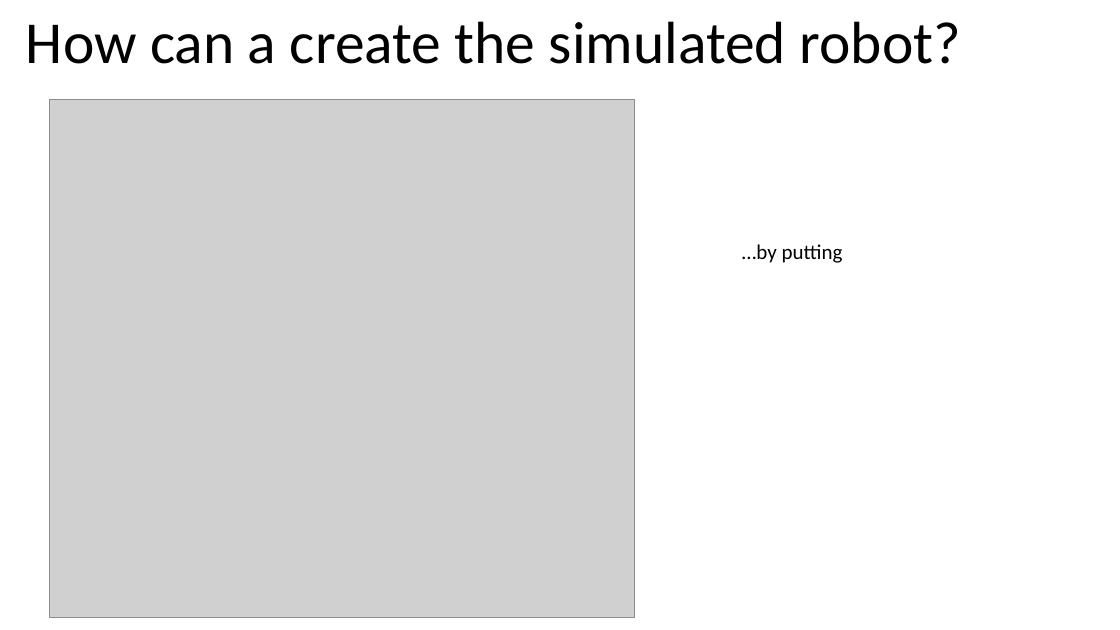
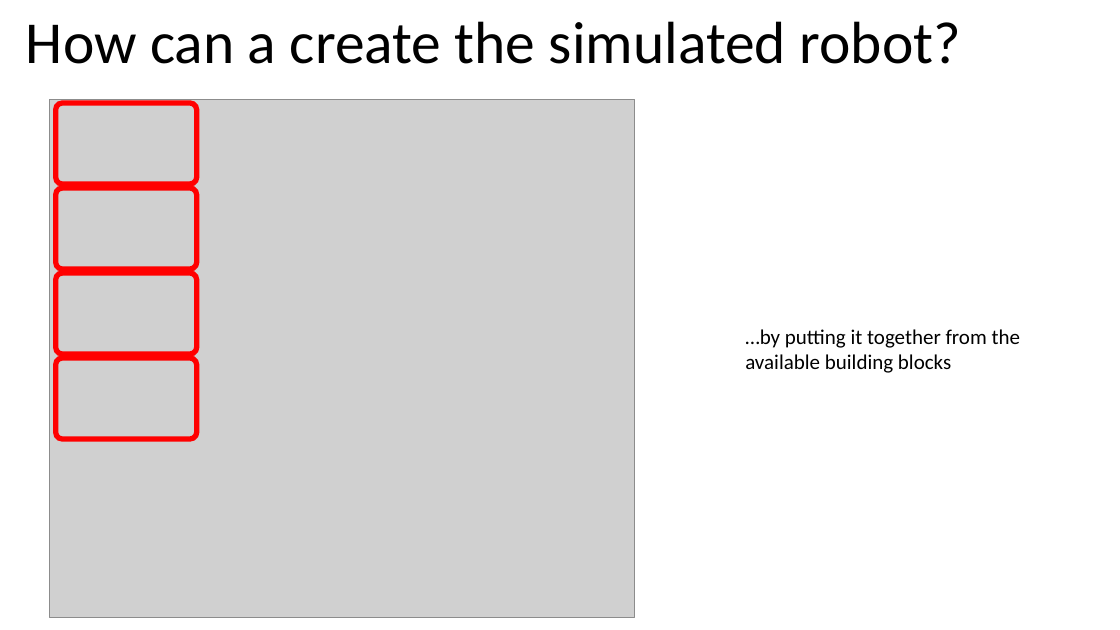
Before and after one commit to nettercm/simple_3pi_simulation, a slide deck: slide 15 of DPRG Monthly Meeting 2020-10-10.pptm (slide 12 before the commit). Drawn at 1120x630 pixels with LibreOffice and Linux fonts; fonts in the diff are those of the drawing; grey boxes stand for pictures. Boxes give left, top, right and bottom in pixels: in the first picture for what was removed or moved away, otherwise in the second. Text is boxed around its words. In the diff, an @@ line names an element or a change of style, - is before the commit and + after.

```diff
--- a/DPRG Monthly Meeting 2020-10-10.pptm
+++ b/DPRG Monthly Meeting 2020-10-10.pptm
@@ rounded rectangle added at [55, 103, 197, 184], outline #FF0000 4.5 pt @@
@@ rounded rectangle added at [55, 188, 197, 269], outline #FF0000 4.5 pt @@
@@ rounded rectangle added at [55, 273, 197, 354], outline #FF0000 4.5 pt @@
@@ text at [745, 329, 1020, 373]: text changed @@
-…by putting
+…by putting it together from the available building blocks
@@ rounded rectangle added at [55, 358, 197, 439], outline #FF0000 4.5 pt @@
```
Also in this commit, not shown: 7 other slides changed, 4 slides added, 1 slide removed.
